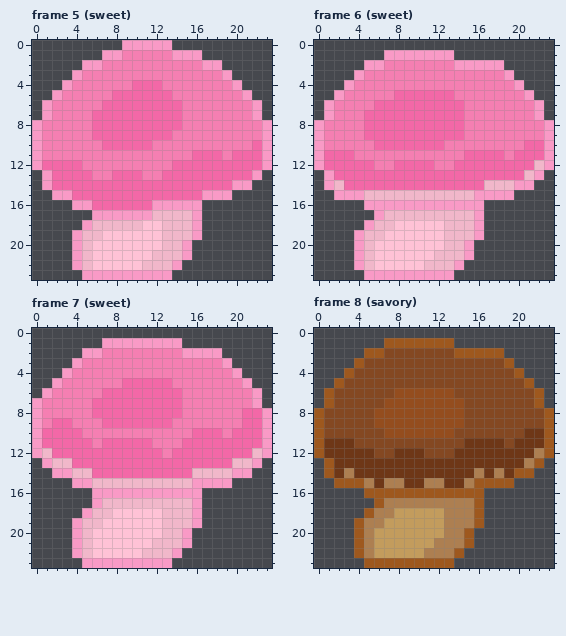
Two versions of one pixel-art file, Assets/Art/Tilesets/mushroom.aseprite. Above, as it was before the edit.
24x24 pixels, 21 frames. Shown: frame 5 (sweet), frame 6 (sweet), frame 7 (sweet), frame 8 (savory). The commit also changed other frames, which this record leaves out.
And afterwards:
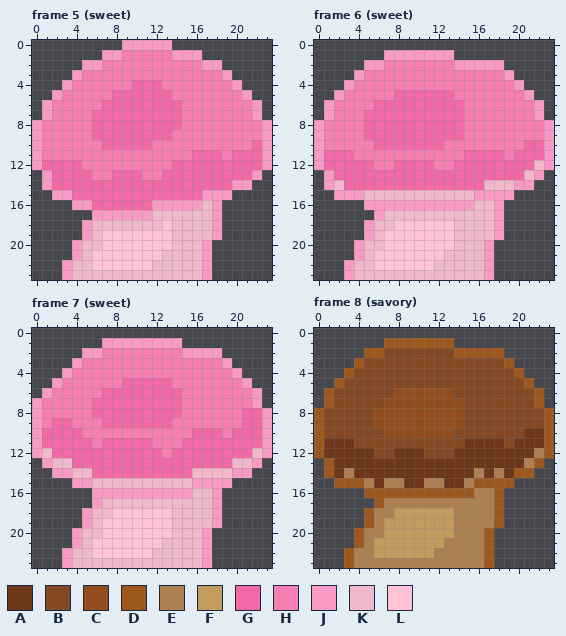
Palette (. is transparent): A #6e3717  B #844822  C #944d1e  D #9e581e  E #ad7f51  F #c39c5d  G #f368a7  H #f57fb2  J #f99ac6  K #f1b7ca  L #ffc2d6
Change:
layer "ground stem" now shown
layer "floating stem" now hidden
--- frame 5 (sweet)
@@ x 0..23 @@
 15 ..JJGGGGGGGGGGGGGJJJ....
-16 ....JJGGGGGGJJJJJ.......
-17 ......JJJJJJKKKKJ.......
-18 .....JKKKKKLLKKKJ.......
-19 ....JKKLLLLLLKKKJ.......
-20 ....JKLLLLLLLKKJ........
-21 ....JKLLLLLLKKKJ........
-22 ....JKLLLLLKKKJ.........
-23 .....JJJJJJJJJ..........
+16 ....JJGGGGGGJJJJJKJ.....
+17 ......JJJJJJKKKKKKJ.....
+18 .....JKKKKKKKLKKKKJ.....
+19 .....JKLLLLLLLKKKKJ.....
+20 ....JKKLLLLLLLKKKJ......
+21 ....JKLLLLLLLKKKKJ......
+22 ...JKKLLLLLLKKKKKJ......
+23 ...JKKKKKKKKKKKKKJ......
--- frame 6 (sweet)
@@ x 0..23 @@
 15 ..JJJKKKKKKKKKKKJJJJ....
-16 .....JJJJJJJJJJJJ.......
-17 ......JKKKKKKKKKJ.......
-18 .....JKKLLLLLKKKJ.......
-19 ....JKKLLLLLLKKKJ.......
-20 ....JKLLLLLLLKKJ........
-21 ....JKLLLLLLKKKJ........
-22 ....JKLLLLLKKKJ.........
-23 .....JJJJJJJJJ..........
+16 .....JJJJJJJJJJJKKJ.....
+17 ......JKKKKKKKKKKKJ.....
+18 .....JKKLLLLLLKKKKJ.....
+19 .....JKLLLLLLLKKKKJ.....
+20 ....JKKLLLLLLLKKKJ......
+21 ....JKLLLLLLLKKKKJ......
+22 ...JKKLLLLLLKKKKKJ......
+23 ...JKKKKKKKKKKKKKJ......
--- frame 7 (sweet)
@@ x 0..23 @@
 15 ....JJKKKKKKKKKKJJJJ....
-16 ......JJJJJJJJJJJ.......
-17 ......JKKKKKKKKKJ.......
-18 .....JKKLLLLLKKKJ.......
-19 ....JKKLLLLLLKKKJ.......
-20 ....JKLLLLLLLKKJ........
-21 ....JKLLLLLLKKKJ........
-22 ....JKLLLLLKKKJ.........
-23 .....JJJJJJJJJ..........
+16 ......JJJJJJJJJJKKJ.....
+17 ......JKKKKKKKKKKKJ.....
+18 .....JKKLLLLLLKKKKJ.....
+19 .....JKLLLLLLLKKKKJ.....
+20 ....JKKLLLLLLLKKKJ......
+21 ....JKLLLLLLLKKKKJ......
+22 ...JKKLLLLLLKKKKKJ......
+23 ...JKKKKKKKKKKKKKJ......
--- frame 8 (savory)
@@ x 0..23 @@
 15 ..DDDEAEEAAEEAAEDDDD....
-16 .....DDDDDDDDDDDD.......
-17 ......DEEEEEEEEED.......
-18 .....DEEFFFFFEEED.......
-19 ....DEEFFFFFFEEED.......
-20 ....DEFFFFFFFEED........
-21 ....DEFFFFFFEEED........
-22 ....DEFFFFFEEED.........
-23 .....DDDDDDDDD..........
+16 .....DDDDDDDDDDDEED.....
+17 ......DEEEEEEEEEEED.....
+18 .....DEEFFFFFFEEEED.....
+19 .....DEFFFFFFFEEEED.....
+20 ....DEEFFFFFFFEEED......
+21 ....DEFFFFFFFEEEED......
+22 ...DEEFFFFFFEEEEED......
+23 ...DEEEEEEEEEEEEED......
